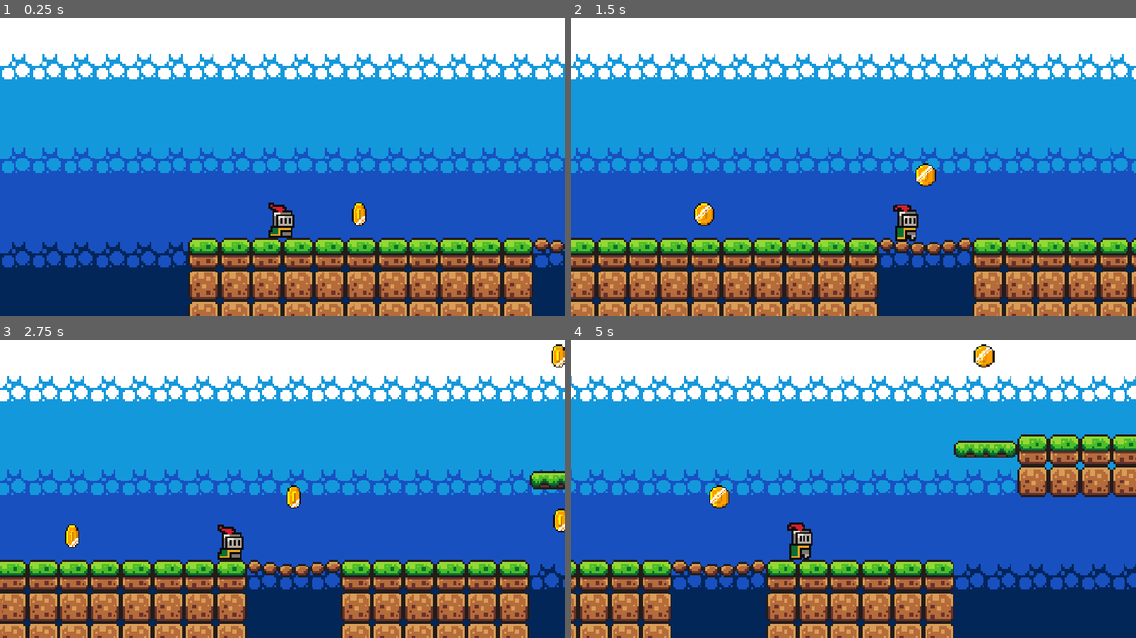
Above: before the commit, frames 1-4 (two rows, left to right).
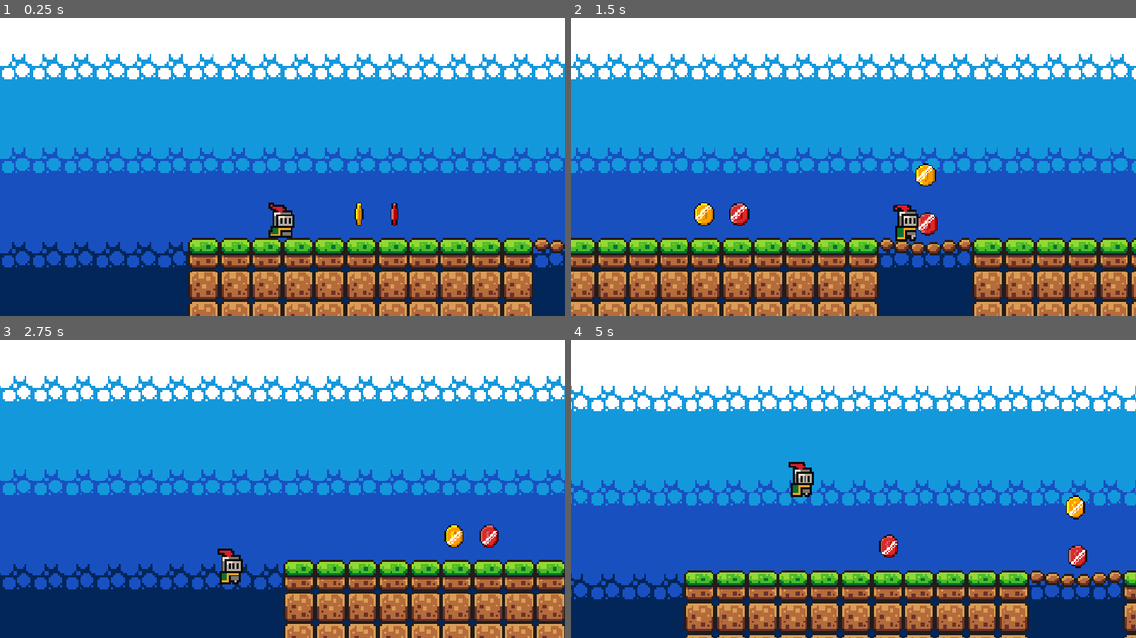
Above: after the commit, the same moments.

Repository: Yaseen875/Collect..-but-not-all
Game: Godot game, scene res://scenes/game.tscn
Same seed, same stepped clock (60 frames per second), same inputs: the game is played once before the commit and once after it.
Inputs (mouse positions are in pixels of both pictures, inside the frame that each line leads up to):
- Up to frame 1 (0.25 s): no input
- Up to frame 2 (1.5 s): tap Enter (ui_accept) at 0.5, 0.77 s; move the mouse to (977, 140) at 0.52 s; hold Right (ui_right) from 0.53 s (still down); tap Alt at 0.6 s; click (977, 140) at 0.67 s; move the mouse to (740, 172) at 1.27 s; tap Shift at 1.35 s
- Up to frame 3 (2.75 s): tap Enter (ui_accept) at 1.52 s; move the mouse to (339, 408) at 2.02 s; release Right (ui_right) at 2.03 s; hold Left (ui_left) from 2.03 s (still down); tap Alt at 2.1 s
- Up to frame 4 (5 s): move the mouse to (825, 542) at 2.77 s; release Left (ui_left) at 2.78 s; hold Right (ui_right) 2.78-4.28 s; tap Shift at 2.85, 4.35 s; click (825, 542) at 2.92 s; tap Enter (ui_accept) at 3.02, 3.77, 4.52 s; move the mouse to (1023, 527) at 3.52 s; tap Alt at 3.6 s; move the mouse to (684, 432) at 4.27 s; hold Left (ui_left) from 4.28 s (still down)

The runs differ from the first frame. In frame 1, 0.2% of the frame differs, in the area x 62-71%, y 61-70%; in frame 2, 0.5%; in frame 3, 29%; in frame 4, 37%, in the area x 0-100%, y 1-100%.

Commit message:
added a new type of coins, a red one, which u shouldn't pick up or u'll die.

Diff:
--- a/scenes/coin.tscn
+++ b/scenes/coin.tscn
@@ -58,7 +58,6 @@
 scale = Vector2(0.74999994, 0.74999994)
 sprite_frames = SubResource("SpriteFrames_v0crx")
 autoplay = "default"
-frame_progress = 0.640949
 
 [node name="CollisionShape2D" type="CollisionShape2D" parent="." unique_id=1640763339]
 shape = SubResource("CircleShape2D_lf7mj")
--- a/scenes/game.tscn
+++ b/scenes/game.tscn
@@ -6,6 +6,7 @@
 [ext_resource type="PackedScene" uid="uid://b0rlb2klb4a7e" path="res://scenes/coin.tscn" id="4_lbhrr"]
 [ext_resource type="PackedScene" uid="uid://cfi4jvj128v6s" path="res://scenes/killzone.tscn" id="5_iywne"]
 [ext_resource type="PackedScene" uid="uid://bpbrpsrwpowft" path="res://scenes/fire.tscn" id="6_p57ef"]
+[ext_resource type="PackedScene" uid="uid://d1wpayf0jfovt" path="res://scenes/red_coin.tscn" id="7_u5sy4"]
 
 [sub_resource type="TileSetAtlasSource" id="TileSetAtlasSource_lnu2h"]
 texture = ExtResource("1_yqjtg")
@@ -357,3 +358,35 @@
 
 [node name="Fire4" parent="Fires" unique_id=100756624 instance=ExtResource("6_p57ef")]
 position = Vector2(456, -9)
+
+[node name="Red coins" type="Node" parent="." unique_id=307309650]
+
+[node name="Red coin" parent="Red coins" unique_id=16738700 instance=ExtResource("7_u5sy4")]
+position = Vector2(57, -12)
+
+[node name="Red coin2" parent="Red coins" unique_id=1853206473 instance=ExtResource("7_u5sy4")]
+position = Vector2(153, -7)
+
+[node name="Red coin3" parent="Red coins" unique_id=1803756711 instance=ExtResource("7_u5sy4")]
+position = Vector2(312, -73)
+
+[node name="Red coin4" parent="Red coins" unique_id=195945310 instance=ExtResource("7_u5sy4")]
+position = Vector2(488, -73)
+
+[node name="Red coin6" parent="Red coins" unique_id=803802544 instance=ExtResource("7_u5sy4")]
+position = Vector2(583, -12)
+
+[node name="Red coin7" parent="Red coins" unique_id=1048510808 instance=ExtResource("7_u5sy4")]
+position = Vector2(696, -7)
+
+[node name="Red coin8" parent="Red coins" unique_id=1103954690 instance=ExtResource("7_u5sy4")]
+position = Vector2(786, -8)
+
+[node name="Red coin9" parent="Red coins" unique_id=2084440812 instance=ExtResource("7_u5sy4")]
+position = Vector2(856, -29)
+
+[node name="Red coin10" parent="Red coins" unique_id=1631303668 instance=ExtResource("7_u5sy4")]
+position = Vector2(920, -10)
+
+[node name="Red coin5" parent="Red coins" unique_id=1526013956 instance=ExtResource("7_u5sy4")]
+position = Vector2(375, -74)
--- /dev/null
+++ b/scenes/red_coin.gd
@@ -0,0 +1,14 @@
+extends Area2D
+
+@onready var timer: Timer = $Timer
+
+func _on_body_entered(body: Node2D) -> void:
+	print("WRONG COin!!!")
+	hide()
+	set_deferred("monitoring", false)
+	timer.start()
+
+
+
+func _on_timer_timeout() -> void:
+	get_tree().reload_current_scene()
--- /dev/null
+++ b/scenes/red_coin.tscn
@@ -0,0 +1,69 @@
+[gd_scene format=3 uid="uid://d1wpayf0jfovt"]
+
+[ext_resource type="Texture2D" uid="uid://bnudiy4dqd3xv" path="res://assets/sprites/MonedaR.png" id="1_f6r7p"]
+[ext_resource type="Script" uid="uid://m6xoi2pyidhk" path="res://scenes/red_coin.gd" id="1_vevyq"]
+
+[sub_resource type="AtlasTexture" id="AtlasTexture_f6r7p"]
+atlas = ExtResource("1_f6r7p")
+region = Rect2(0, 0, 16, 16)
+
+[sub_resource type="AtlasTexture" id="AtlasTexture_vevyq"]
+atlas = ExtResource("1_f6r7p")
+region = Rect2(16, 0, 16, 16)
+
+[sub_resource type="AtlasTexture" id="AtlasTexture_nygeu"]
+atlas = ExtResource("1_f6r7p")
+region = Rect2(32, 0, 16, 16)
+
+[sub_resource type="AtlasTexture" id="AtlasTexture_sxyrk"]
+atlas = ExtResource("1_f6r7p")
+region = Rect2(48, 0, 16, 16)
+
+[sub_resource type="AtlasTexture" id="AtlasTexture_yhy8d"]
+atlas = ExtResource("1_f6r7p")
+region = Rect2(64, 0, 16, 16)
+
+[sub_resource type="SpriteFrames" id="SpriteFrames_v0crx"]
+animations = [{
+"frames": [{
+"duration": 1.0,
+"texture": SubResource("AtlasTexture_f6r7p")
+}, {
+"duration": 1.0,
+"texture": SubResource("AtlasTexture_vevyq")
+}, {
+"duration": 1.0,
+"texture": SubResource("AtlasTexture_nygeu")
+}, {
+"duration": 1.0,
+"texture": SubResource("AtlasTexture_sxyrk")
+}, {
+"duration": 1.0,
+"texture": SubResource("AtlasTexture_yhy8d")
+}],
+"loop": 1,
+"name": &"default",
+"speed": 10.0
+}]
+
+[sub_resource type="CircleShape2D" id="CircleShape2D_v0crx"]
+radius = 5.0990195
+
+[node name="Area2D" type="Area2D" unique_id=1853206473]
+collision_mask = 2
+script = ExtResource("1_vevyq")
+
+[node name="AnimatedSprite2D" type="AnimatedSprite2D" parent="." unique_id=300094487]
+position = Vector2(5.364418e-07, 0)
+scale = Vector2(0.74999994, 0.75000006)
+sprite_frames = SubResource("SpriteFrames_v0crx")
+autoplay = "default"
+
+[node name="CollisionShape2D" type="CollisionShape2D" parent="." unique_id=910311036]
+shape = SubResource("CircleShape2D_v0crx")
+
+[node name="Timer" type="Timer" parent="." unique_id=2090575961]
+wait_time = 0.3
+
+[connection signal="body_entered" from="." to="." method="_on_body_entered"]
+[connection signal="timeout" from="Timer" to="." method="_on_timer_timeout"]
Not shown, added: scenes/red_coin.gd.uid
